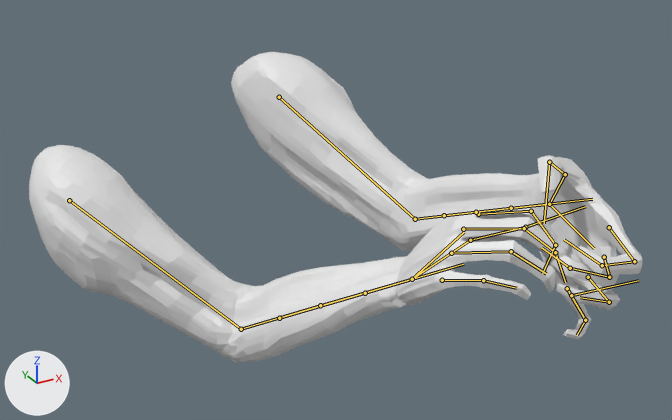
One commit to the FBX model Animations/Player/Character/SK_FP_Reload_Insert_Shell.fbx: the scene before it, then after it.
The view is the same before and after, from a 50 mm camera at (-0.624, -1.928, 1.612) aimed at (0.179, -0.467, 0.882). The lights are fixed; the arrows at lower left show +X, +Y and +Z. The older version comes first. Both versions are drawn at frame 21 of the action 'Scene'; the numbers are the values there. The bones that change, and the others that lie on the model, are drawn over the model as lines.

Objects in the first picture: 'Arms_objects'.
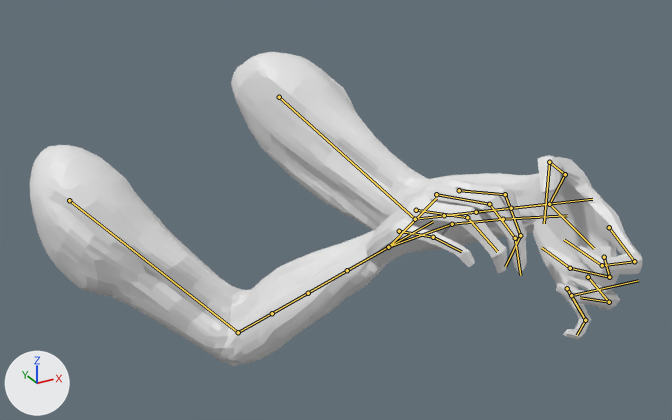
Commit message: updated insert animation to have less obvious clipping

Changed parts and their boxes [x1, y1, x2, y2] in the pictures (672 x 420 px):
'Arms_objects', posed: before [29, 52, 642, 364]; after [30, 52, 642, 367]
bone 'Upper_R', root to tip: before (69, 200) to (241, 329); after (69, 200) to (238, 332)
bone 'Lower_R', root to tip: before (241, 329) to (320, 305); after (238, 332) to (308, 293)
bone 'Hand_R', root to tip: before (412, 279) to (464, 232); after (388, 247) to (436, 198)

The edits, one by one:
Bone 'Upper_R' (bone_upper_r) turns from (-59, -38, -37) to (-56, -40, -35) degrees about its own x, y and z.
Bone 'Lower_R' (bone_lower_r) turns from (-25, -1, -6) to (-38, -3, -9) degrees about its own x, y and z.
Bone 'Hand_R' (bone_hand_r) turns from (68, -122, -52) to (33, -132, -8) degrees about its own x, y and z.
